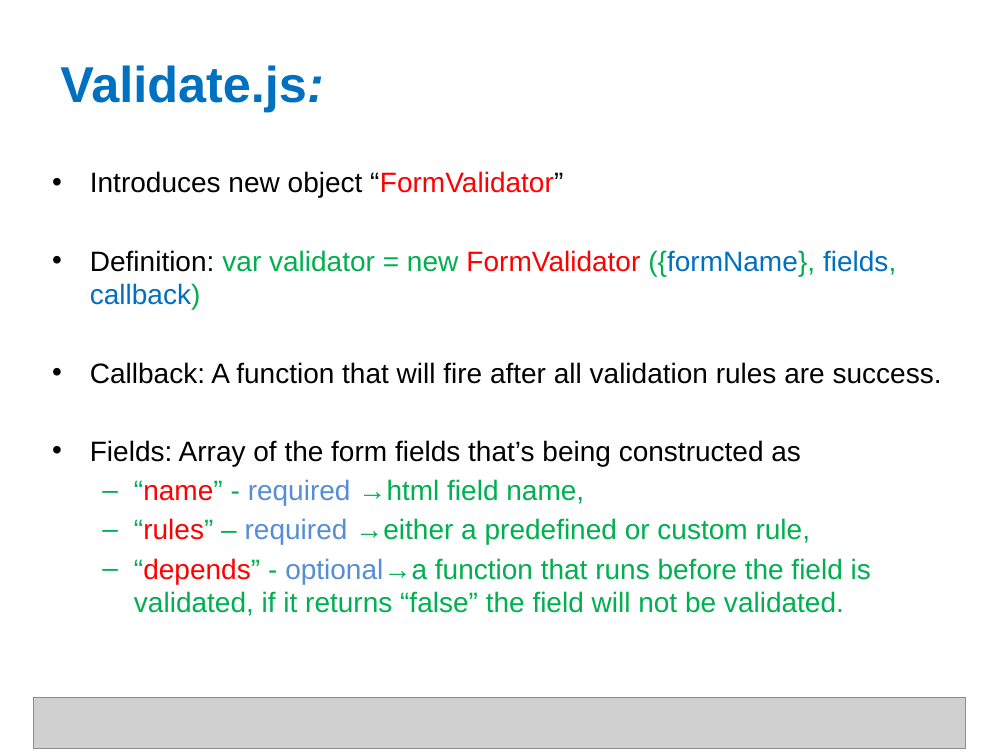
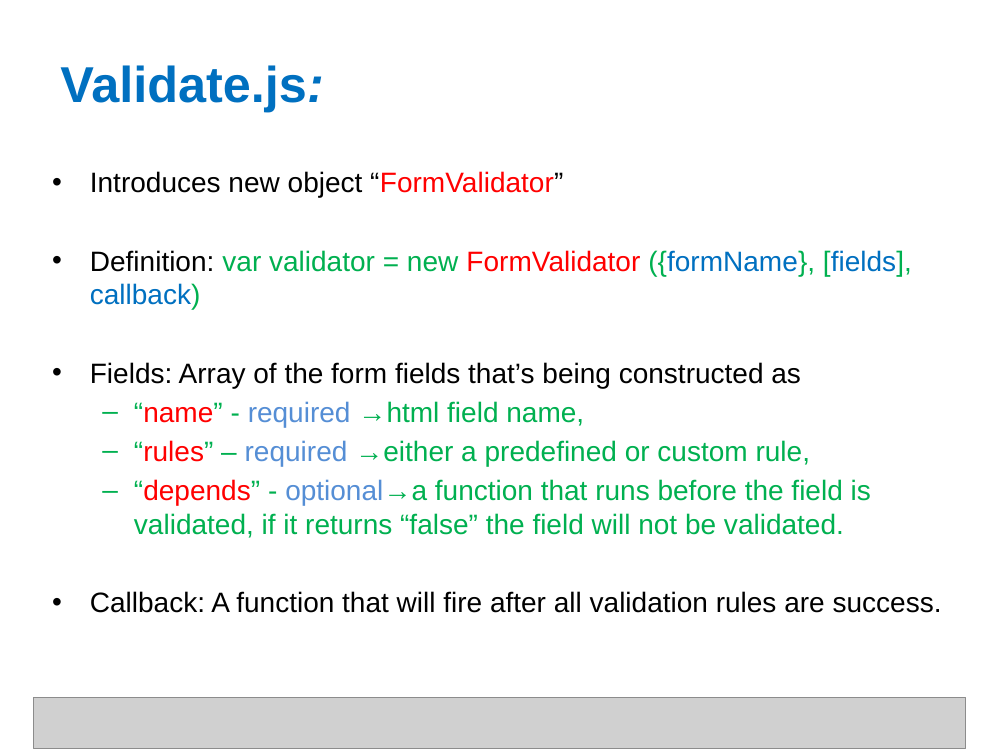
Before and after one commit to shyamTum/JavaScript, a slide deck: slide 38 of Final.pptx. Drawn at 1008x756 pixels with LibreOffice and Linux fonts; fonts in the diff are those of the drawing; grey boxes stand for pictures. Boxes give left, top, right and bottom in pixels: in the first picture for what was removed or moved away, otherwise in the second. Text is boxed around its words. In the diff, an @@ line names an element or a change of style, - is before the commit and + after.

```diff
--- a/Final.pptx
+++ b/Final.pptx
@@ text at <box>90,250,912,309</box>: text changed; text colour #000000 to #00B050 @@
-• Definition: var validator = new FormValidator ({formName}, fields, callback)
-• Callback: A function that will fire after all validation rules are success.
+• Definition: var validator = new FormValidator ({formName}, [fields], callback)
@@ text at <box>90,591,942,613</box>: paragraph added @@
+• Callback: A function that will fire after all validation rules are success.
```
Also in this commit, not shown: 2 other slides changed, 1 slide added, 1 other file.
